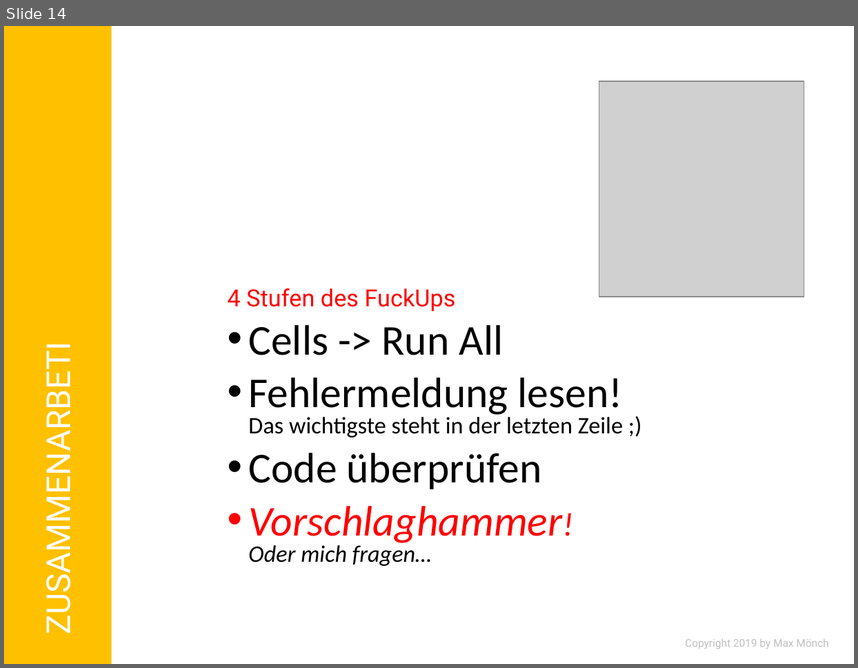
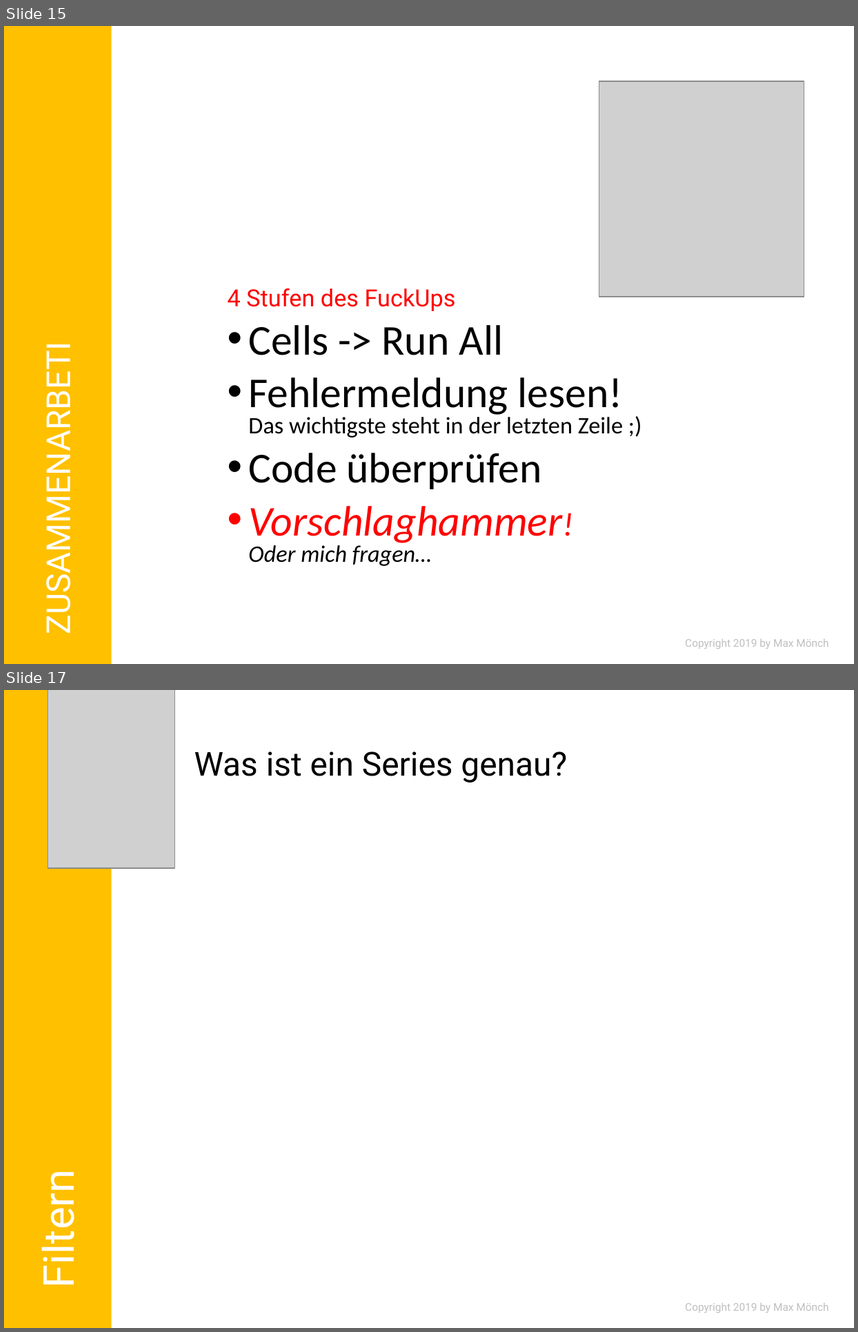
Before and after one commit to MonksterFX/pandas-basic, a slide deck: praesentation/pandas-basic.pptx. Shown one above the other, each under a label of ours: slide 14 before the commit, slides 15 and 17 after it; the slides between them are not shown. The pictures are 858x668 and 858x1332 pixels, drawn with LibreOffice and Linux fonts; fonts in the diff are those of the drawing; grey boxes stand for pictures; background and template pictures are left out. Boxes give left, top, right and bottom in pixels: in the first picture for what was removed or moved away, otherwise in the second. Text is boxed around its words. In the diff, an @@ line names an element or a change of style, - is before the commit and + after.

```diff
--- a/praesentation/pandas-basic.pptx
+++ b/praesentation/pandas-basic.pptx
@@ slide 17 added at (4, 690, 854, 1328), background #FFFFFF @@
@@ rectangle added at (4, 690, 111, 1328), fill #FFC000 @@
@@ picture added at (48, 690, 176, 869) @@
@@ title added at (194, 751, 567, 782), 28 pt, text #000000 @@
+Was ist ein Series genau?
@@ text added at (30, 1181, 85, 1284), 36 pt, text #FFFFFF @@
+Filtern
@@ text added at (685, 1303, 829, 1312), 9 pt, text #BFBFBF @@
+Copyright 2019 by Max Mönch
@@ what was slide 14 is now slide 15 @@
```
Also in this commit, not shown: 7 slides changed, 5 other slides added, 11 other files.
